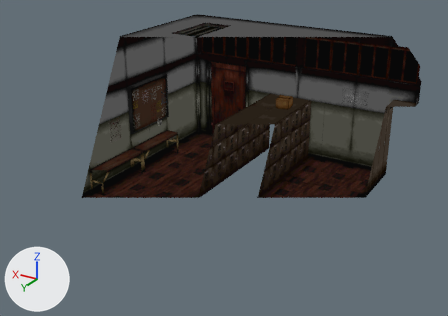
The glTF model app/src/main/assets/sh1/SCFE00.glb, before and after one commit.
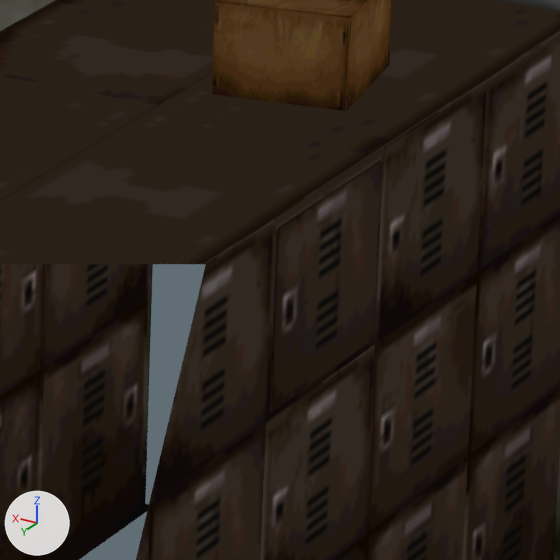
Each version appears first whole from a camera (50 mm lens) standing at (-64.96, 31.58, 6.73) and looking at (-58.27, 20.42, 1.16), and next in a close-up on the part from 57% to 69% of the width and 31% to 48% of the height. The lights are fixed; the arrows at lower left show +X, +Y and +Z. The last two pictures show the newer version. Everything nearer to the camera than a plane just in front of the edit is cut away. Where no turn or scale is listed for an object, it has been applied to the vertices.

Names of what the first close-up shows: 'BOX_HIDE#3_m0', 'NULL_m0', 'NULL_m4', 'NULL_m6', 'TOBIRA00_m0'.
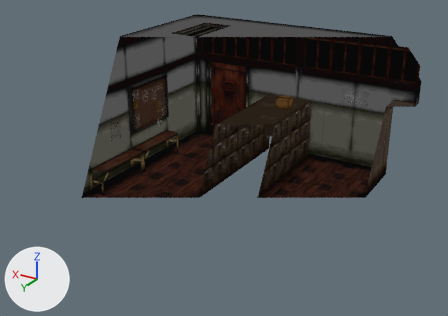
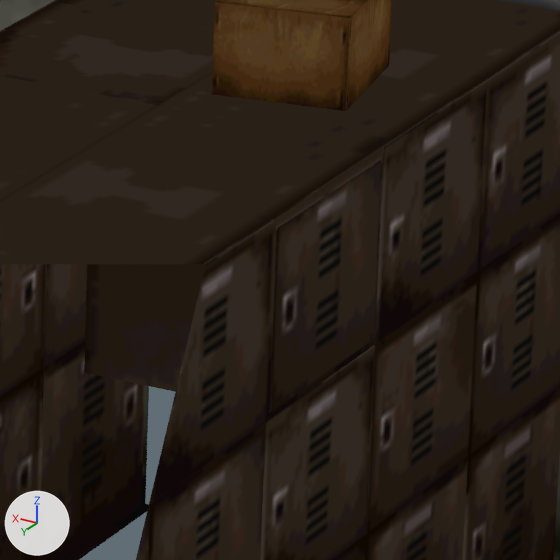
What differs and where, as boxes [x1, y1, x2, y2] in the close-ups (560 x 560 px):
'HAKO_HID_m0', added: after [84, 160, 381, 407]

What the commit changed:
Mesh me_hako_hid_0 is new.
It has 8 vertices, 10 faces and spans x 0.0..0.5, y 0.0..0.559, z -0.281..0.18.
It uses material mat_sc2fl1_pal7.
Object 'HAKO_HID_m0' (ob_hako_hid_m0) is new; it shows me_hako_hid_0.
Its location is (-58.812, 18.02, 1.402).
